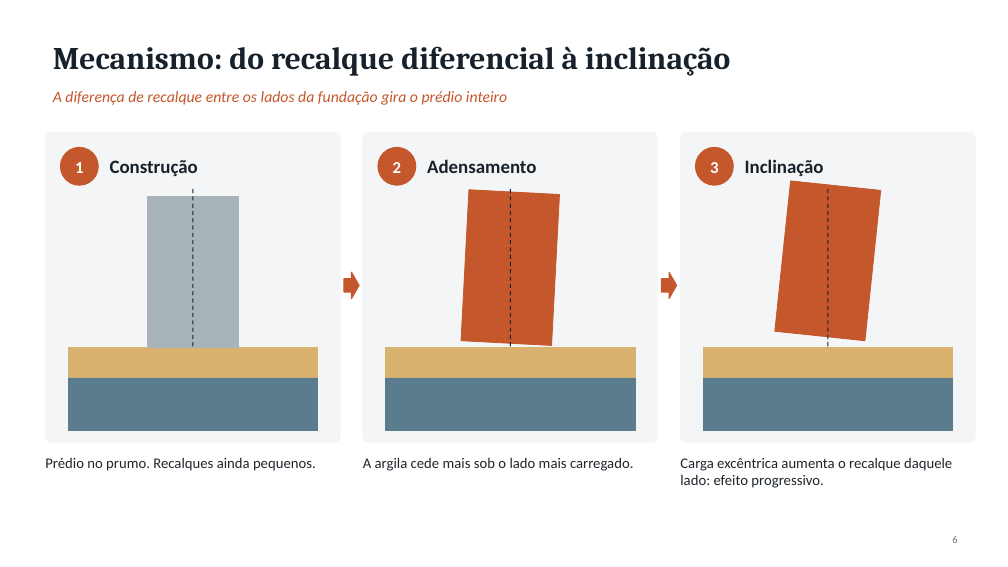
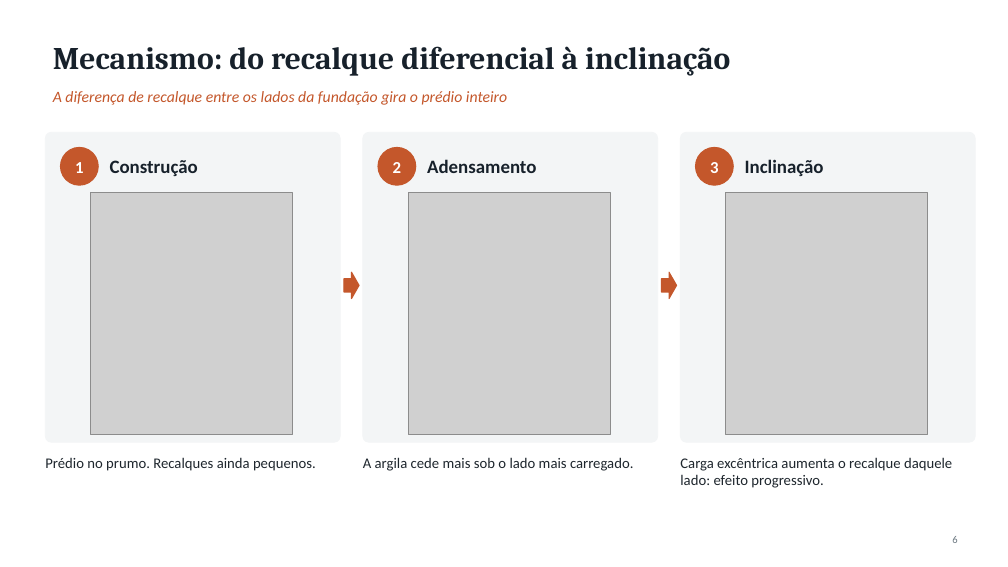
Before and after one commit to augustolemes771-cyber/augusto, a slide deck: slide 6 of fundacoes/Fundacoes_Santos.pptx. Drawn at 1008x567 pixels with LibreOffice and Linux fonts; fonts in the diff are those of the drawing; grey boxes stand for pictures. Boxes give left, top, right and bottom in pixels: in the first picture for what was removed or moved away, otherwise in the second. Text is boxed around its words. In the diff, an @@ line names an element or a change of style, - is before the commit and + after.

```diff
--- a/fundacoes/Fundacoes_Santos.pptx
+++ b/fundacoes/Fundacoes_Santos.pptx
@@ picture added at [91,193,293,435] @@
@@ rectangle removed at [147,197,238,348] @@
@@ line removed from (193, 189) to (193, 348) @@
@@ picture added at [408,193,610,435] @@
@@ rectangle removed at [461,190,560,346] @@
@@ line removed from (510, 189) to (510, 348) @@
@@ picture added at [726,193,928,435] @@
@@ rectangle removed at [775,181,881,341] @@
@@ line removed from (828, 189) to (828, 348) @@
@@ rectangle removed at [68,348,318,378] @@
@@ rectangle removed at [386,348,635,378] @@
@@ rectangle removed at [703,348,953,378] @@
@@ rectangle removed at [68,378,318,431] @@
@@ rectangle removed at [386,378,635,431] @@
@@ rectangle removed at [703,378,953,431] @@
```
Also in this commit, not shown: 6 other slides changed, 13 other files.
